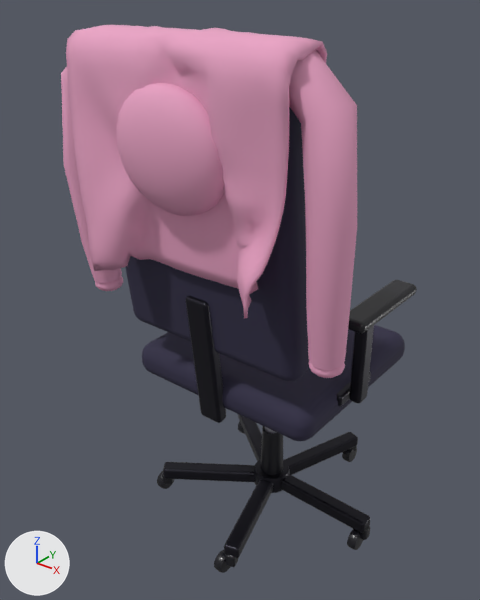
Renders of the FBX model UnityFrontend/Mika/Assets/Mika/Art/Room/Models/furniture/desk_chair.fbx from each side of a commit.
Rendered twice from a camera (50 mm lens) standing at (0.835, -1.184, 1.31) and looking at (-0.048, -0.08, 0.626). The lights are fixed; the arrows at lower left show +X, +Y and +Z. The older version comes first. Where no turn or scale is listed for an object, it has been applied to the vertices. Vertices at exactly the same position are counted once.

The first picture shows 'desk_chair'.
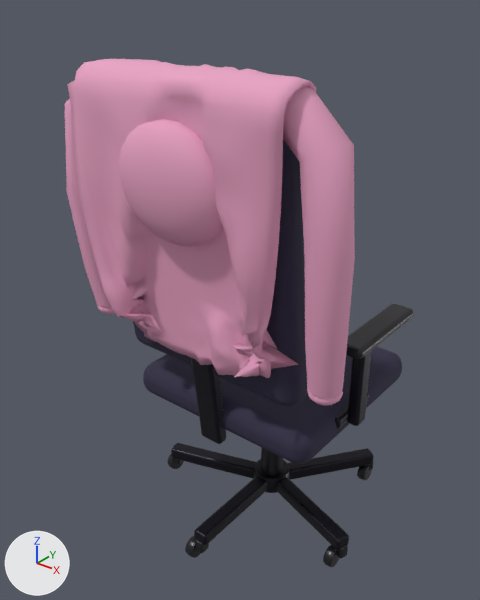
What differs and where, as boxes (x1, y1, x2, y2) in the pictures (480 x 600 px; the box of a moved part takes in the faces that stretch with it):
'desk_chair', reshaped (7% shorter)
    before: (61, 25, 417, 573)
    after: (65, 59, 413, 567)
part 1 of me_desk_chair, moved or reshaped
    before: (224, 479, 273, 558)
    after: (194, 476, 268, 545)
part 2 of me_desk_chair, moved or reshaped
    before: (226, 555, 238, 567)
    after: (195, 540, 209, 553)
part 3 of me_desk_chair, moved or reshaped
    before: (214, 550, 230, 573)
    after: (185, 536, 201, 558)
part 4 of me_desk_chair, moved or reshaped
    before: (280, 474, 370, 533)
    after: (275, 477, 349, 550)
part 5 of me_desk_chair, moved or reshaped
    before: (356, 526, 370, 540)
    after: (336, 545, 348, 558)
part 6 of me_desk_chair, moved or reshaped
    before: (347, 529, 363, 550)
    after: (323, 545, 339, 567)
part 7 of me_desk_chair, moved or reshaped
    before: (284, 432, 358, 475)
    after: (287, 448, 374, 480)
part 8 of me_desk_chair, moved or reshaped
    before: (349, 446, 357, 452)
    after: (365, 461, 374, 470)
part 9 of me_desk_chair, moved or reshaped
    before: (342, 449, 357, 462)
    after: (357, 466, 372, 480)
part 10 of me_desk_chair, moved or reshaped (not visible afterwards)
    before: (238, 414, 262, 461)
part 11 of me_desk_chair, moved or reshaped (not visible afterwards)
    before: (238, 421, 245, 434)
part 12 of me_desk_chair, moved or reshaped
    before: (163, 462, 255, 482)
    after: (171, 443, 257, 479)
part 13 of me_desk_chair, moved or reshaped
    before: (162, 473, 174, 484)
    after: (171, 455, 182, 465)
part 14 of me_desk_chair, moved or reshaped
    before: (157, 471, 174, 489)
    after: (168, 454, 184, 469)
part 15 of me_desk_chair, moved or reshaped
    before: (142, 325, 405, 441)
    after: (143, 346, 402, 464)
part 16 of me_desk_chair, moved or reshaped
    before: (185, 296, 226, 423)
    after: (191, 358, 227, 444)
part 17 of me_desk_chair, moved or reshaped
    before: (125, 107, 309, 382)
    after: (133, 139, 307, 407)
part 18 of me_desk_chair, moved or reshaped
    before: (61, 25, 417, 407)
    after: (65, 59, 413, 429)
part 19 of me_desk_chair, moved or reshaped (not visible afterwards)
    before: (265, 427, 277, 434)

The edits, one by one:
me_desk_chair is used by ob_desk_chair; location (0.0, 0.0, 0.0).
me_desk_chair had 4843 vertices, 4938 faces and spanned x -0.351..0.351, y -0.391..0.296, z 0.0..1.234.
me_desk_chair now has 4843 vertices, 4938 faces and spans x -0.351..0.351, y -0.391..0.267, z 0.0..1.176.
me_desk_chair part 1: the loose piece of 56 vertices spanning x -0.017..0.105, y -0.29..0.004, z 0.058..0.093 is turned -17.2 degrees about the z axis through the mesh origin.
me_desk_chair part 2: the loose piece of 56 vertices spanning x 0.071..0.1, y -0.293..-0.261, z 0.033..0.068 is turned -17.2 degrees about the z axis through the mesh origin.
me_desk_chair part 3: the loose piece of 86 vertices spanning x 0.05..0.074, y -0.306..-0.255, z 0.0..0.052 is moved by (-0.086, -0.009, 0.0).
me_desk_chair part 4: the loose piece of 56 vertices spanning x 0.0..0.3, y -0.024..0.02, z 0.058..0.093 is turned -17.2 degrees about the z axis through the mesh origin.
me_desk_chair part 5: the loose piece of 56 vertices spanning x 0.275..0.305, y -0.017..0.009, z 0.032..0.068 is turned -17.2 degrees about the z axis through the mesh origin.
me_desk_chair part 6: the loose piece of 86 vertices spanning x 0.266..0.29, y -0.041..0.009, z 0.0..0.052 is moved by (-0.018, -0.085, 0.0).
me_desk_chair part 7: the loose piece of 56 vertices spanning x -0.016..0.113, y -0.004..0.288, z 0.057..0.093 is turned -17.2 degrees about the z axis through the mesh origin.
me_desk_chair part 8: the loose piece of 56 vertices spanning x 0.079..0.108, y 0.258..0.291, z 0.032..0.067 is turned -17.2 degrees about the z axis through the mesh origin.
me_desk_chair part 9: the loose piece of 86 vertices spanning x 0.081..0.105, y 0.245..0.296, z 0.0..0.052 is moved by (0.075, -0.043, 0.0).
me_desk_chair part 10: the loose piece of 56 vertices spanning x -0.249..0.009, y -0.013..0.192, z 0.057..0.093 is turned -17.2 degrees about the z axis through the mesh origin.
me_desk_chair part 11: the loose piece of 86 vertices spanning x -0.249..-0.225, y 0.158..0.209, z 0.0..0.052 is moved by (0.064, 0.058, 0.0).
me_desk_chair part 12: the loose piece of 56 vertices spanning x -0.253..0.008, y -0.186..0.013, z 0.058..0.093 is turned -17.2 degrees about the z axis through the mesh origin.
me_desk_chair part 13: the loose piece of 56 vertices spanning x -0.254..-0.22, y -0.184..-0.151, z 0.033..0.068 is turned -17.2 degrees about the z axis through the mesh origin.
me_desk_chair part 14: the loose piece of 86 vertices spanning x -0.268..-0.244, y -0.183..-0.132, z 0.0..0.052 is moved by (-0.036, 0.079, 0.0).
me_desk_chair part 15: the loose piece of 216 vertices spanning x -0.25..0.25, y -0.24..0.24, z 0.422..0.507 is moved by (0.0, 0.0, -0.06).
me_desk_chair part 16: the loose piece of 56 vertices spanning x -0.03..0.03, y -0.288..-0.222, z 0.4..0.72 is moved by (0.0, 0.0, -0.06).
me_desk_chair part 17: the loose piece of 216 vertices spanning x -0.235..0.235, y -0.329..-0.191, z 0.582..1.178 is moved by (0.0, 0.0, -0.06).
me_desk_chair part 18: 2608 of 4843 vertices moved; they spanned x -0.351..0.351, y -0.391..0.125, z 0.465..1.234 and now span x -0.351..0.351, y -0.391..0.125, z 0.405..1.176; mean shift (-0.003, -0.011, -0.083); largest move (0.17, -0.35, 0.829) -> (0.116, -0.273, 0.598).
me_desk_chair part 19: all 17 vertices in x -0.022..0.022, y -0.022..0.022, z 0.41 are moved by (0.0, 0.0, -0.06).
Other edits to the shape of me_desk_chair do not show in these pictures.
